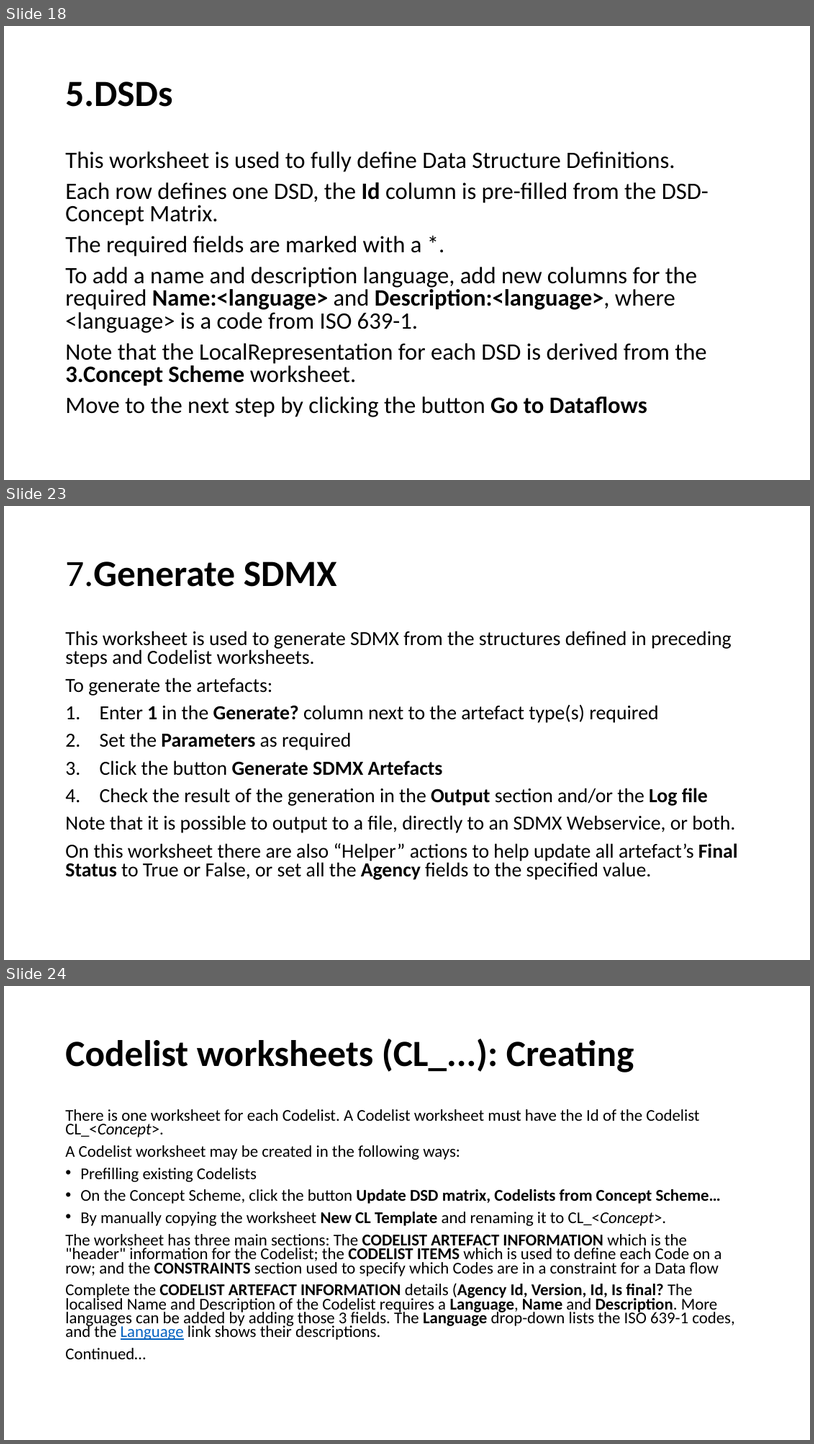
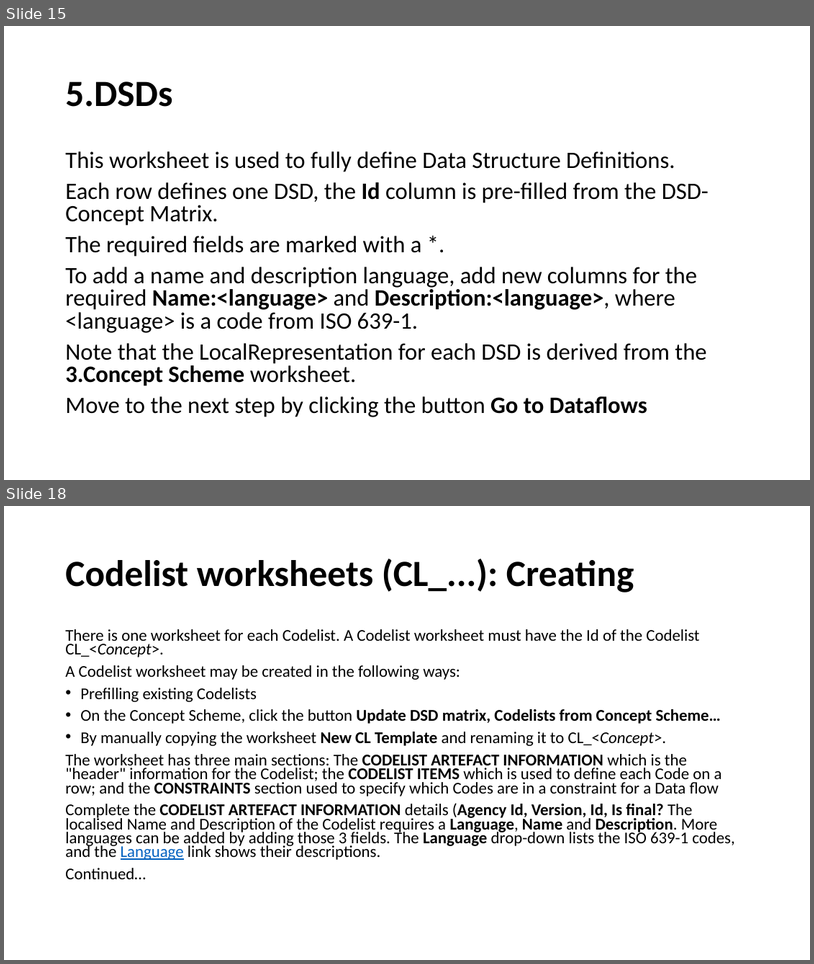
Before and after one commit to OECDSTD/sdmx-matrix-generator, a slide deck: SDMX Matrix Generator User Guide.pptx. Shown one above the other, each under a label of ours: slides 18, 23 and 24 before the commit, slides 15 and 18 after it; the slides between them are not shown. The pictures are 814x1444 and 814x964 pixels, drawn with LibreOffice and Linux fonts; fonts in the diff are those of the drawing. Boxes give left, top, right and bottom in pixels: in the first picture for what was removed or moved away, otherwise in the second. Text is boxed around its words. In the diff, an @@ line names an element or a change of style, - is before the commit and + after.

```diff
--- a/SDMX Matrix Generator User Guide.pptx
+++ b/SDMX Matrix Generator User Guide.pptx
@@ slide 23 removed at (x1=4, y1=506, x2=810, y2=960), background #FFFFFF @@
@@ title removed at (x1=65, y1=561, x2=337, y2=587) @@
-7.Generate SDMX
@@ text removed at (x1=65, y1=631, x2=738, y2=880) @@
-This worksheet is used to generate SDMX from the structures defined in preceding steps and Codelist worksheets.
-To generate the artefacts:
-1. Enter 1 in the Generate? column next to the artefact type(s) required
-2. Set the Parameters as required
-3. Click the button Generate SDMX Artefacts
-4. Check the result of the generation in the Output section and/or the Log file
-Note that it is possible to output to a file, directly to an SDMX Webservice, or both.
-On this worksheet there are also “Helper” actions to help update all artefact’s Final Status to True or False, or set all the Agency fields to the specified value.
@@ what was slide 18 is now slide 15 @@
@@ what was slide 24 is now slide 18 @@
```
Also in this commit, not shown: 8 slides changed, 2 slides added, 11 other slides removed.
